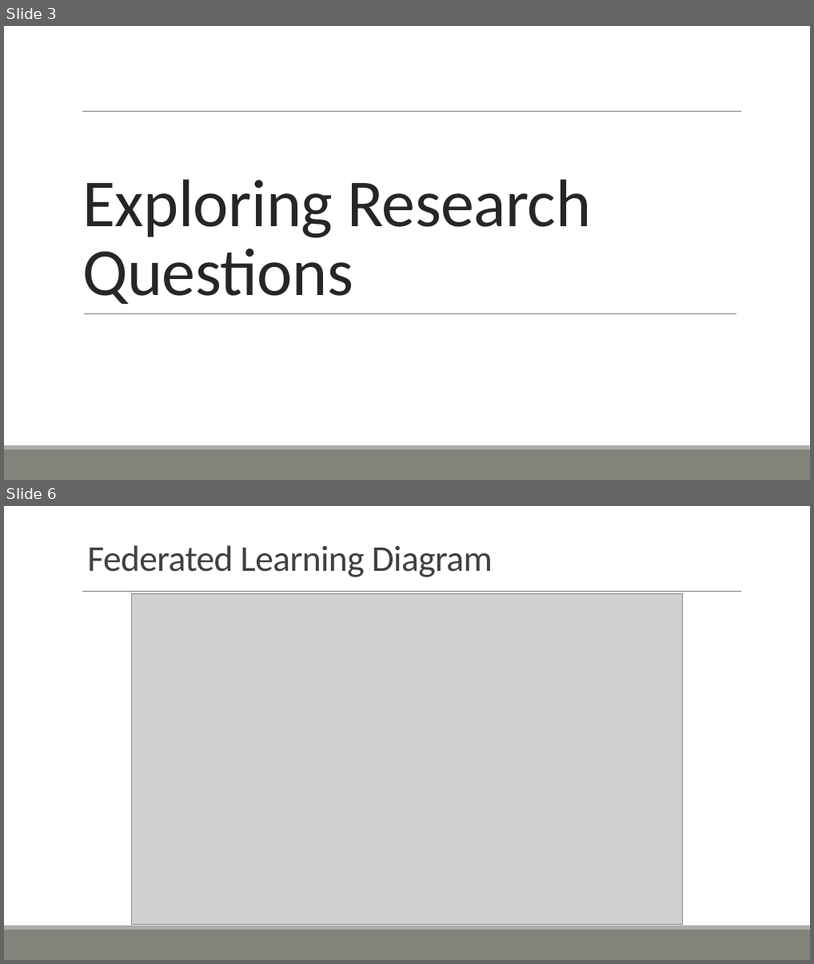
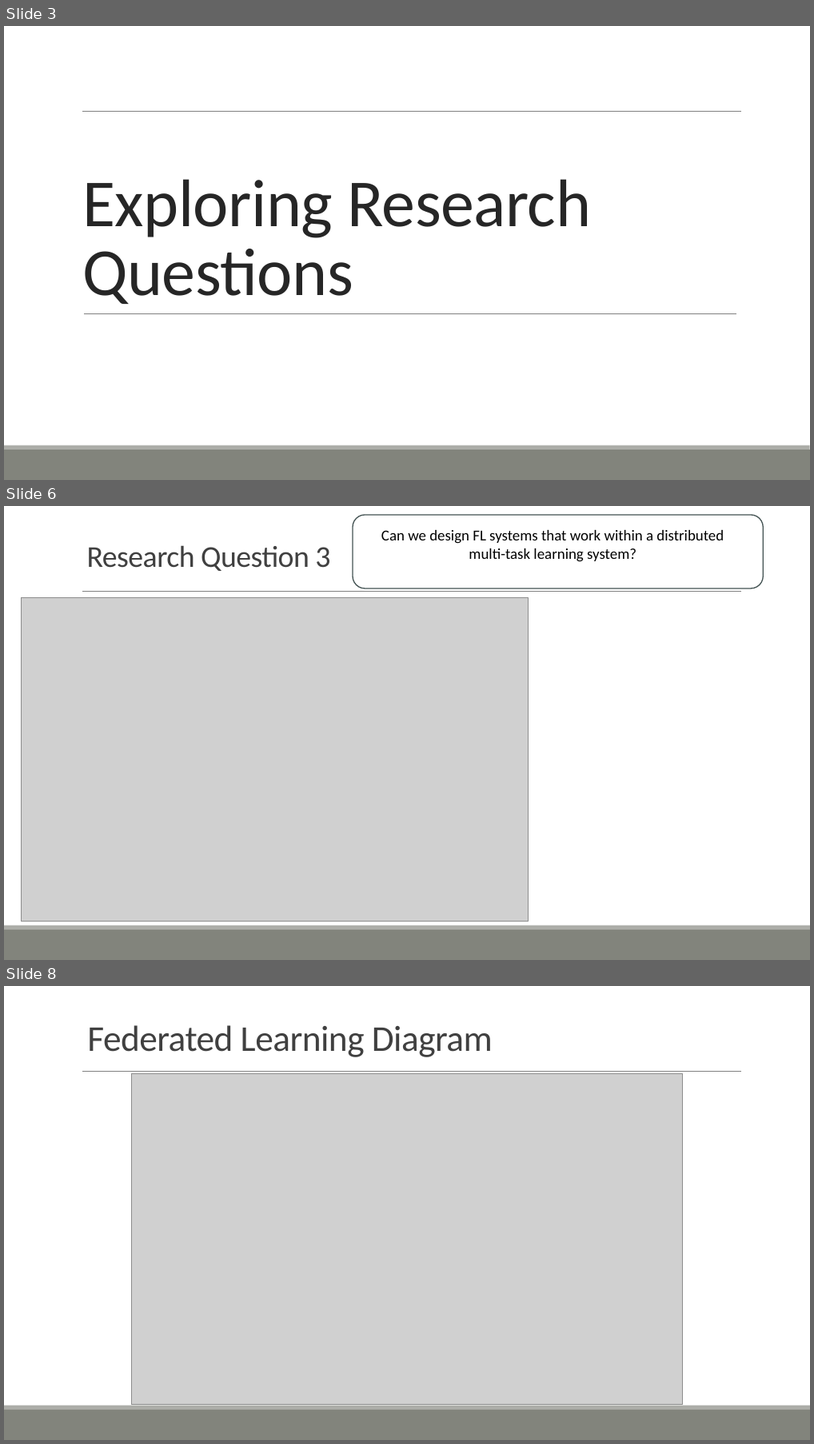
Before and after one commit to ofithcheallaigh/phd, a slide deck: Presentations/Supervisor Meetings/2024/20240301.pptx. Shown one above the other, each under a label of ours: slides 3 and 6 before the commit, slides 3, 6 and 8 after it; the slides between them are not shown. The pictures are 814x964 and 814x1444 pixels, drawn with LibreOffice and Linux fonts; fonts in the diff are those of the drawing; grey boxes stand for pictures. Boxes give left, top, right and bottom in pixels: in the first picture for what was removed or moved away, otherwise in the second. Text is boxed around its words. In the diff, an @@ line names an element or a change of style, - is before the commit and + after.

```diff
--- a/Presentations/Supervisor Meetings/2024/20240301.pptx
+++ b/Presentations/Supervisor Meetings/2024/20240301.pptx
@@ slide 6 added at (4, 506, 810, 960), background #FFFFFF; not listed: 3 template elements that a slide beside it also shows @@
@@ rounded rectangle added at (353, 515, 764, 589), outline #455453 1.25 pt @@
@@ text added at (87, 545, 330, 571), 36 pt, text #404040 @@
+Research Question 3
@@ text added at (382, 530, 724, 562), 18 pt, text #000000 @@
+Can we design FL systems that work within a distributed multi-task learning system?
@@ picture added at (21, 598, 529, 921) @@
@@ what was slide 6 is now slide 8 @@
```
Also in this commit, not shown: 2 slides changed, 1 other slide added.
